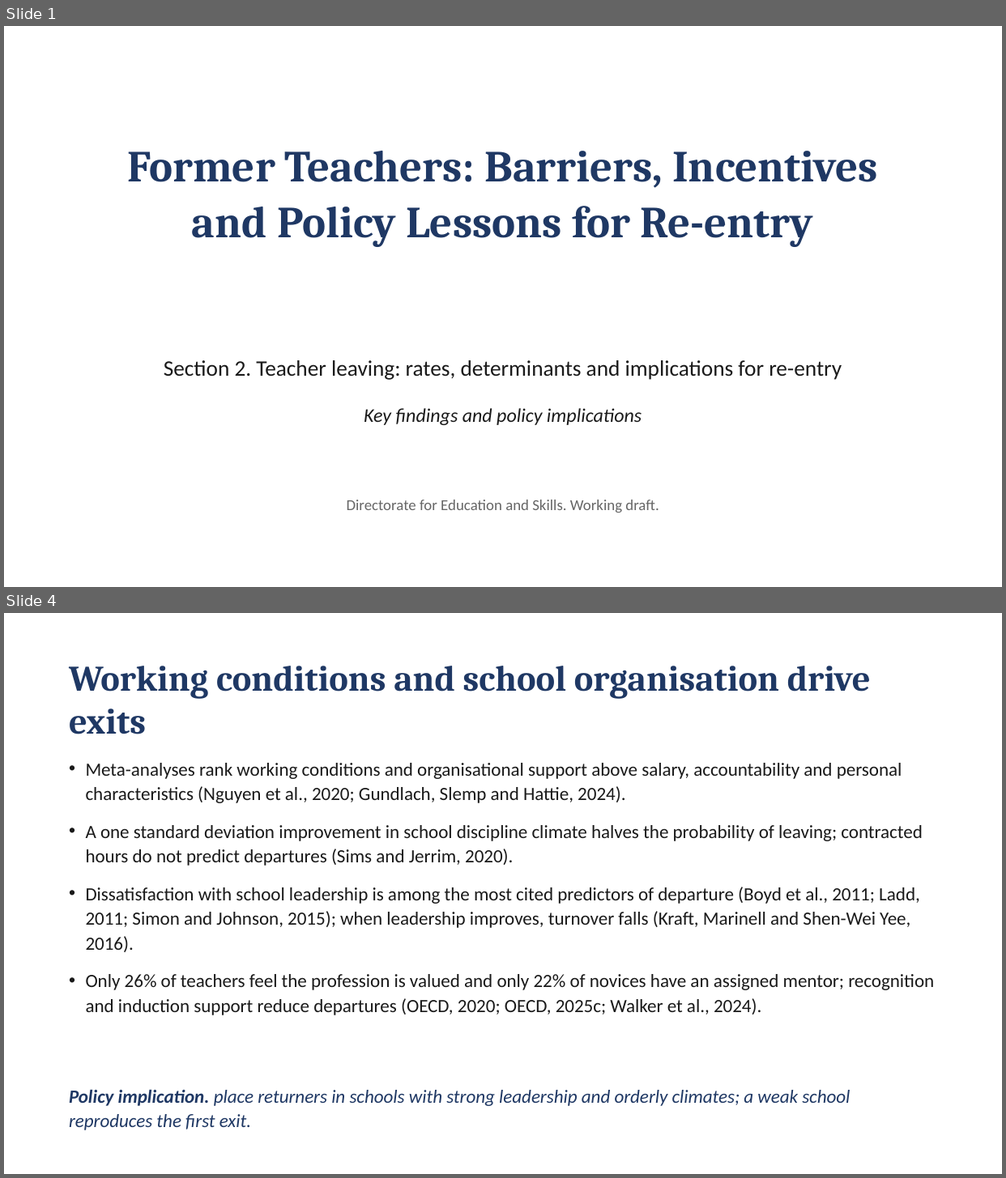
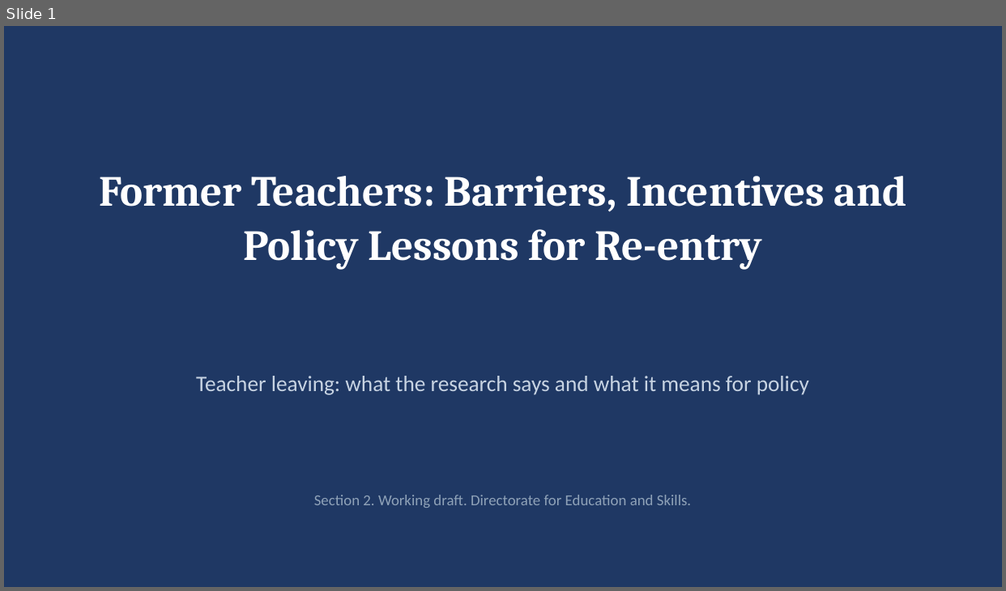
Before and after one commit to jedr1-ship-it/Former-Teachers, a slide deck: Former_Teachers_key_messages.pptx. Shown one above the other, each under a label of ours: slides 1 and 4 before the commit, slide 1 after it; the slides between them are not shown. The pictures are 1006x1178 and 1006x591 pixels, drawn with LibreOffice and Linux fonts; fonts in the diff are those of the drawing. Boxes give left, top, right and bottom in pixels: in the first picture for what was removed or moved away, otherwise in the second. Text is boxed around its words. In the diff, an @@ line names an element or a change of style, - is before the commit and + after.

```diff
--- a/Former_Teachers_key_messages.pptx
+++ b/Former_Teachers_key_messages.pptx
@@ slide 4 removed at <box>4,613,1002,1174</box>, background #FFFFFF @@
@@ text removed at <box>69,666,871,735</box> @@
-Working conditions and school organisation drive exits
@@ text removed at <box>86,763,934,1016</box> @@
-• Meta-analyses rank working conditions and organisational support above salary, accountability and personal characteristics (Nguyen et al., 2020; Gundlach, Slemp and Hattie, 2024).
-• A one standard deviation improvement in school discipline climate halves the probability of leaving; contracted hours do not predict departures (Sims and Jerrim, 2020).
-• Dissatisfaction with school leadership is among the most cited predictors of departure (Boyd et al., 2011; Ladd, 2011; Simon and Johnson, 2015); when leadership improves, turnover falls (Kraft, Marinell and Shen-Wei Yee, 2016).
-• Only 26% of teachers feel the profession is valued and only 22% of novices have an assigned mentor; recognition and induction support reduce departures (OECD, 2020; OECD, 2025c; Walker et al., 2024).
@@ text removed at <box>69,1089,850,1131</box> @@
-Policy implication. place returners in schools with strong leadership and orderly climates; a weak school reproduces the first exit.
@@ slide 1 changed as well @@
@@ background #FFFFFF to #1F3864 @@
@@ text "Former Teachers: Barriers, Incentives and ...": place and size @@
-text "Former Teachers: Barriers, Incentives and ..." at <box>128,151,877,247</box>
+text "Former Teachers: Barriers, Incentives and ..." at <box>99,176,907,269</box>
@@ text "Former Teachers: Barriers, Incentives and ..." at <box>99,176,907,269</box>: size 32 to 31 pt, text colour #1F3864 to #FFFFFF; line spacing 40pt to 39pt @@
@@ text at <box>196,376,809,395</box>: text changed; text colour #1A1A1A to #C7D3E2 @@
-Section 2. Teacher leaving: rates, determinants and implications for re-entry
+Teacher leaving: what the research says and what it means for policy
@@ text removed at <box>364,408,641,425</box> @@
-Key findings and policy implications
@@ text at <box>314,495,691,508</box>: text changed; text colour #666666 to #8FA2B8 @@
-Directorate for Education and Skills. Working draft.
+Section 2. Working draft. Directorate for Education and Skills.
```
Also in this commit, not shown: 1 other slide changed, 5 slides added, 4 other slides removed.
